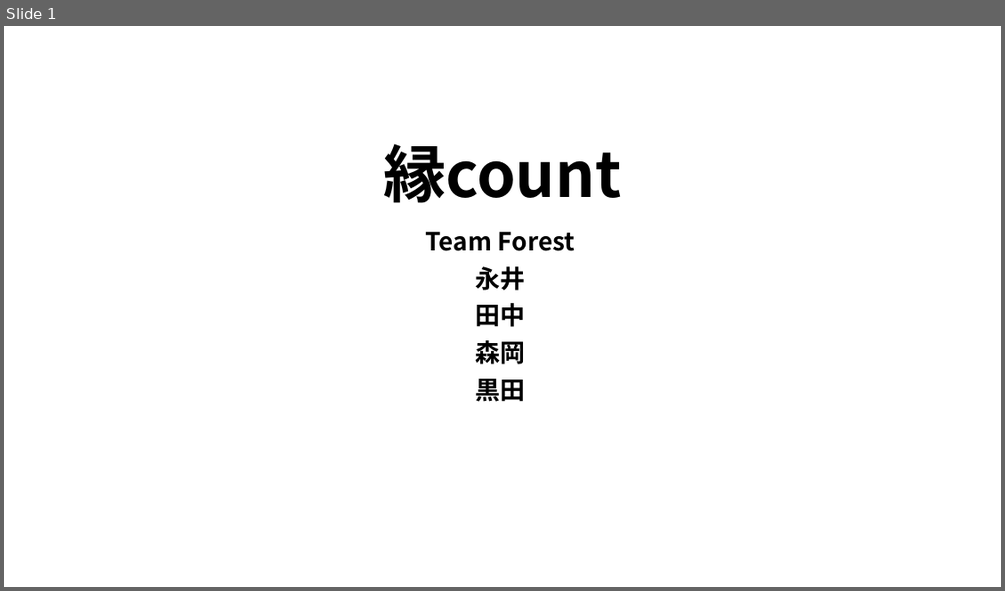
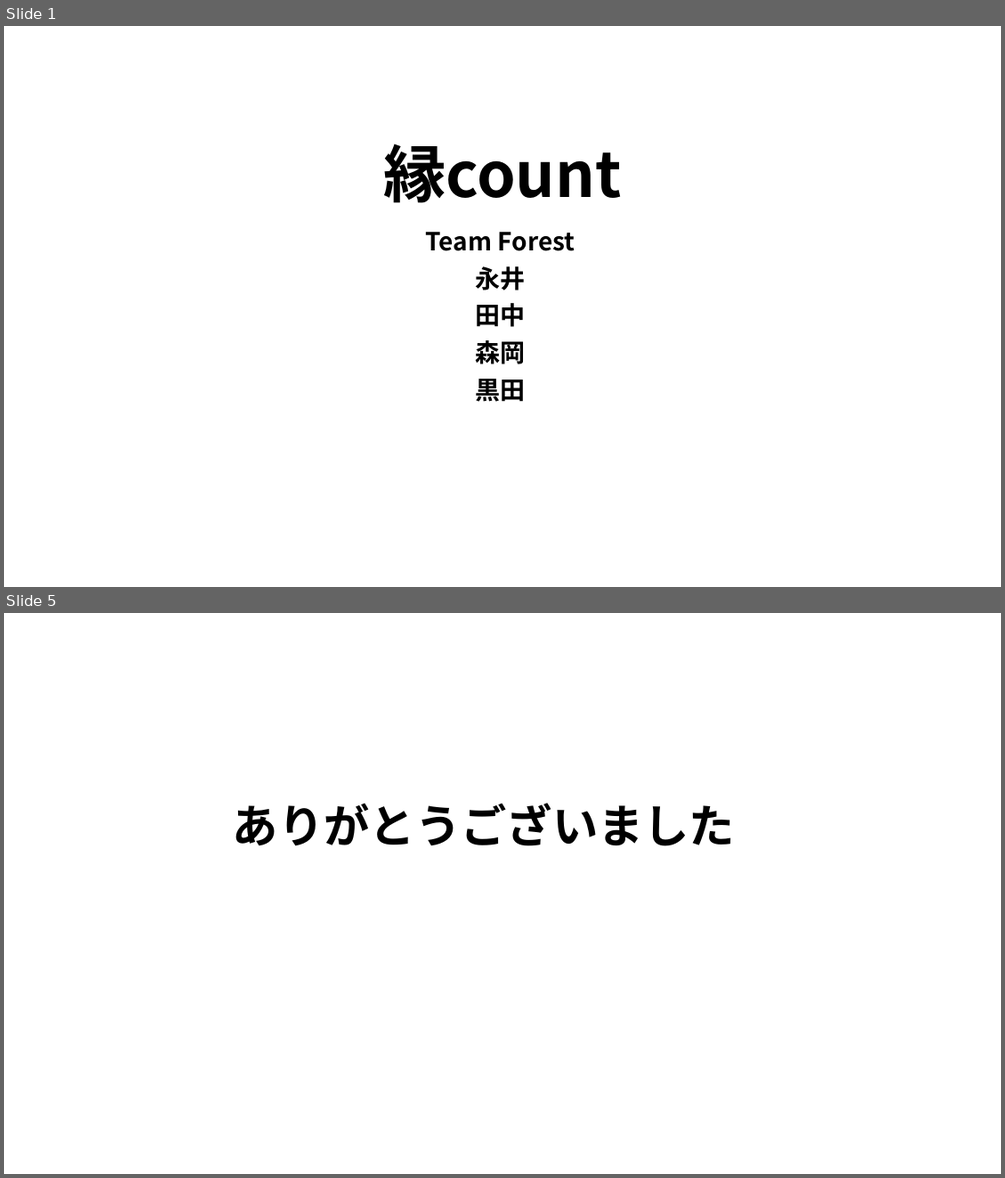
Before and after one commit to kou30/team_forest, a slide deck: document/プレゼンテーション資料/縁count.pptx. Shown one above the other, each under a label of ours: slide 1 before the commit, slides 1 and 5 after it; the slides between them are not shown. The pictures are 1005x591 and 1005x1178 pixels, drawn with LibreOffice and Linux fonts; fonts in the diff are those of the drawing; background and template pictures are left out. Boxes give left, top, right and bottom in pixels: in the first picture for what was removed or moved away, otherwise in the second. Text is boxed around its words. In the diff, an @@ line names an element or a change of style, - is before the commit and + after.

```diff
--- a/document/プレゼンテーション資料/縁count.pptx
+++ b/document/プレゼンテーション資料/縁count.pptx
@@ slide 5 added at [4,613,1001,1174], background picture (left out) @@
@@ title added at [233,803,736,846], 44 pt, text #000000, bold @@
+ありがとうございました
```
Also in this commit, not shown: 2 slides changed, 1 other slide added, 1 slide removed, 1 other file.
